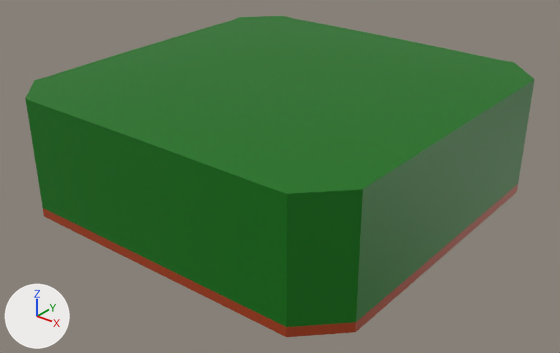
Before and after pictures for a commit that changed the FBX model Assets/_OurAssets/Meshes/Props/TeaTable.fbx.
The view is the same before and after, from a 50 mm lens placed at (25.413, -1.789, -3.054), pointed at (24.023, -0.051, -4.132). Arrows for +X, +Y and +Z are at lower left; the lights stay in place. The first picture is the older version. Where no turn or scale is listed for an object, it has been applied to the vertices.

The older version as bpy lines, for what is in view:
```python
me_cube_074 = bpy.data.meshes.new('Cube.074')
me_cube_074.from_pydata(...)  # 84 vertices, 66 faces; spans x -0.604..0.601, y -0.603..0.606, z -0.22..0.19
# faces by material slot: [9, 57]
me_cube_074.materials.append(mat_brown)  # brown #a63c11
me_cube_074.materials.append(mat_emeraldgreen)  # dark green #007003
ob_teatable = bpy.data.objects.new('TeaTable', me_cube_074)
ob_teatable.location = (24.0, 0.0, -4.0)
```
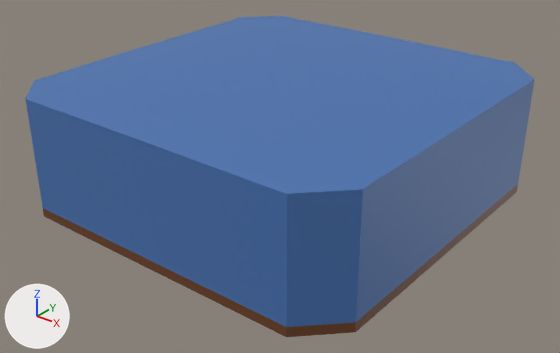
The newer file is also turned or shifted as a whole; pictures and numbers use the older file's frame.

Changed parts and their boxes [x1, y1, x2, y2] in the pictures (560 x 353 px):
```json
{"object": "TeaTable", "change": "recoloured, surface changed", "before": [25, 16, 535, 337], "after": [25, 16, 535, 337], "on screen": "dark green to blue"}
{"part": 1, "of": "me_cube_074", "change": "recoloured", "before": [43, 184, 518, 337], "after": [43, 184, 518, 337]}
{"part": 2, "of": "me_cube_074", "change": "recoloured", "before": [25, 16, 535, 327], "after": [25, 16, 535, 327], "on screen": "dark green to blue"}
{"part": 3, "of": "me_cube_074", "change": "surface changed", "before": [25, 16, 535, 337], "after": [25, 16, 535, 337], "on screen": "green to blue"}
```

Scene script edits in JSON lines:
```json
{"op": "add", "block": "img_atlas_v2_png", "code": ["img_atlas_v2_png = load_image('Atlas_v2.png', '../../Textures/Atlas_v2.png', 1024, 1024, 'sRGB')"]}
{"op": "add", "block": "mat_tilesprops", "code": ["mat_tilesprops = principled_material('TilesProps')", "mat_tilesprops.texture = img_atlas_v2_png"]}
{"block": "me_cube_074", "where": "me_cube_074.from_pydata(...)  # 84 vertices, 66 faces; spans x -0.604..0.601, y -0.603..0.606, z -0.22..0.19"}
{"block": "me_cube_074", "where": "# used by ob_teatable; location = (24.0, 0.0, -4.0)"}
{"block": "me_cube_074", "change": "me_cube_074 part 1: all 9 faces that had it switch from mat_brown (brown #a63c11) to mat_tilesprops (picture img_atlas_v2_png)"}
{"block": "me_cube_074", "change": "me_cube_074 part 2: all 57 faces that had it switch from mat_emeraldgreen (dark green #007003) to mat_tilesprops (picture img_atlas_v2_png)"}
{"block": "me_cube_074", "change": "me_cube_074 part 3: texture (UV) coordinates of 66 of 66 faces, centred in x -0.604..0.599, y -0.599..0.605, z -0.217..0.19, changed; they spanned u 0.12..0.88, v 0.0..0.97 and now span u 0.14..0.6, v 0.22..0.62"}
```
